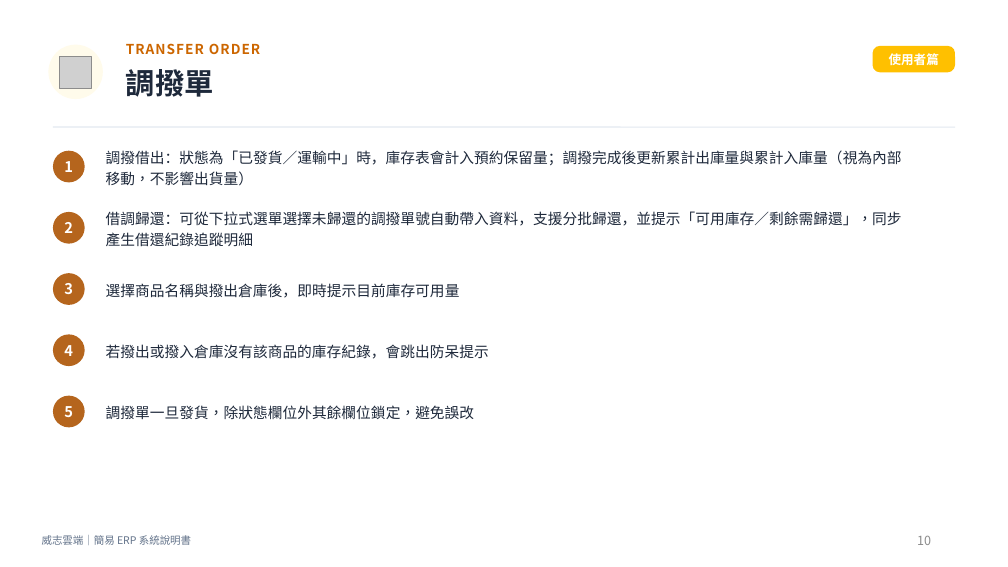
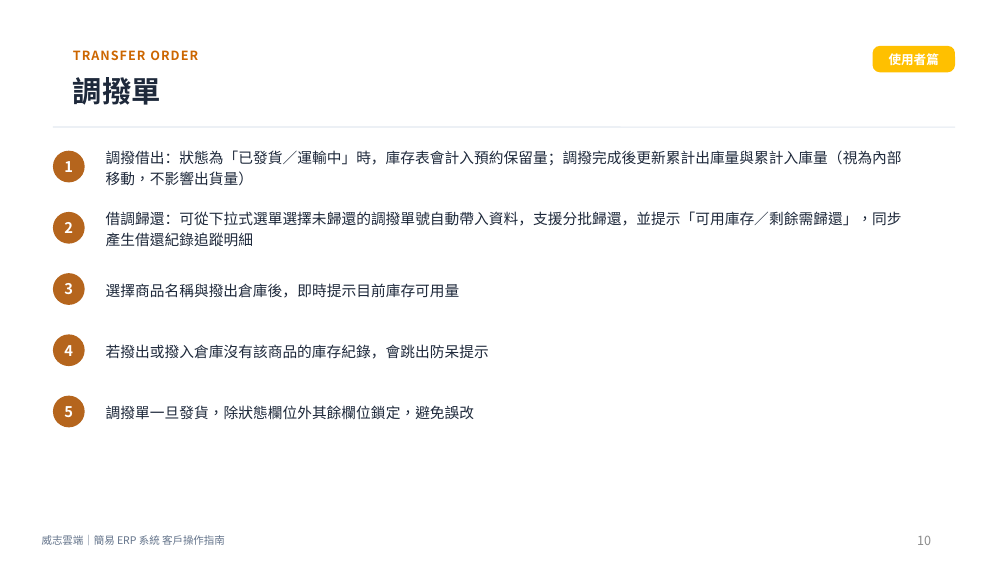
Before and after one commit to nkn262628/simple-erp-system, a slide deck: slide 10 of ERP說明_使用者篇.pptx. Drawn at 1008x567 pixels with LibreOffice and Linux fonts; fonts in the diff are those of the drawing; grey boxes stand for pictures. Boxes give left, top, right and bottom in pixels: in the first picture for what was removed or moved away, otherwise in the second. Text is boxed around its words. In the diff, an @@ line names an element or a change of style, - is before the commit and + after.

Commit message:
修訂說明書

```diff
--- a/ERP說明_使用者篇.pptx
+++ b/ERP說明_使用者篇.pptx
@@ ellipse removed at (48,45,103,99) @@
@@ picture removed at (59,57,91,88) @@
@@ text "TRANSFER ORDER": place and size @@
-text "TRANSFER ORDER" at (126,43,260,54)
+text "TRANSFER ORDER" at (73,50,198,60)
@@ text "TRANSFER ORDER" at (73,50,198,60): size 13 to 12 pt @@
@@ text "調撥單": place and size @@
-text "調撥單" at (126,69,214,97)
+text "調撥單" at (73,77,161,105)
@@ text at (42,535,225,545): text changed @@
-威志雲端｜簡易 ERP 系統說明書
+威志雲端｜簡易 ERP 系統 客戶操作指南
```
Also in this commit, not shown: 10 other slides changed, 3 other files.
